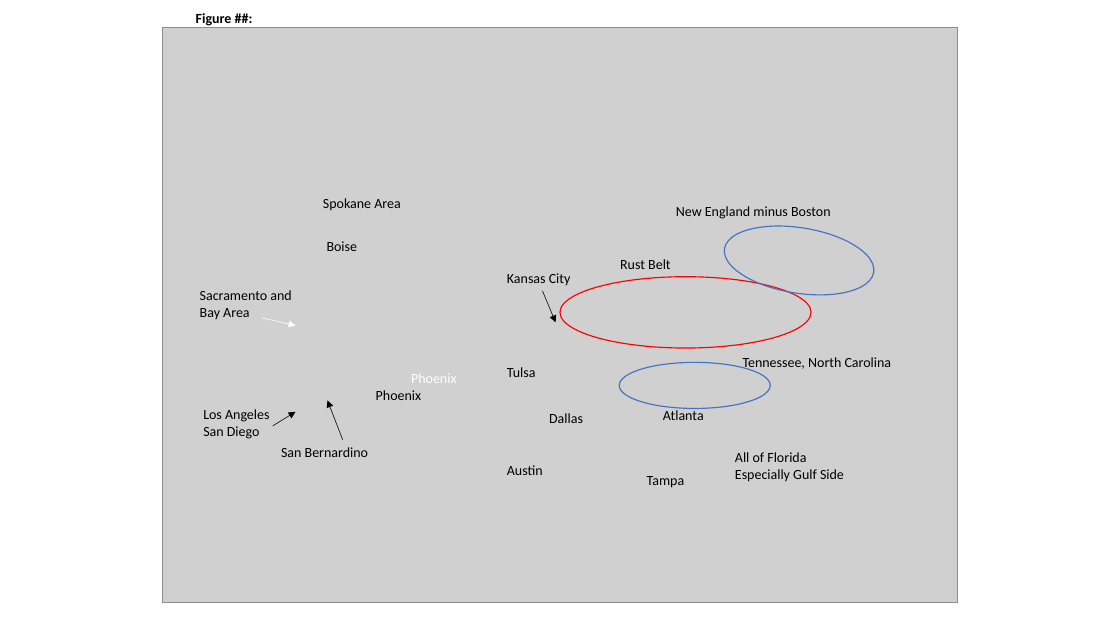
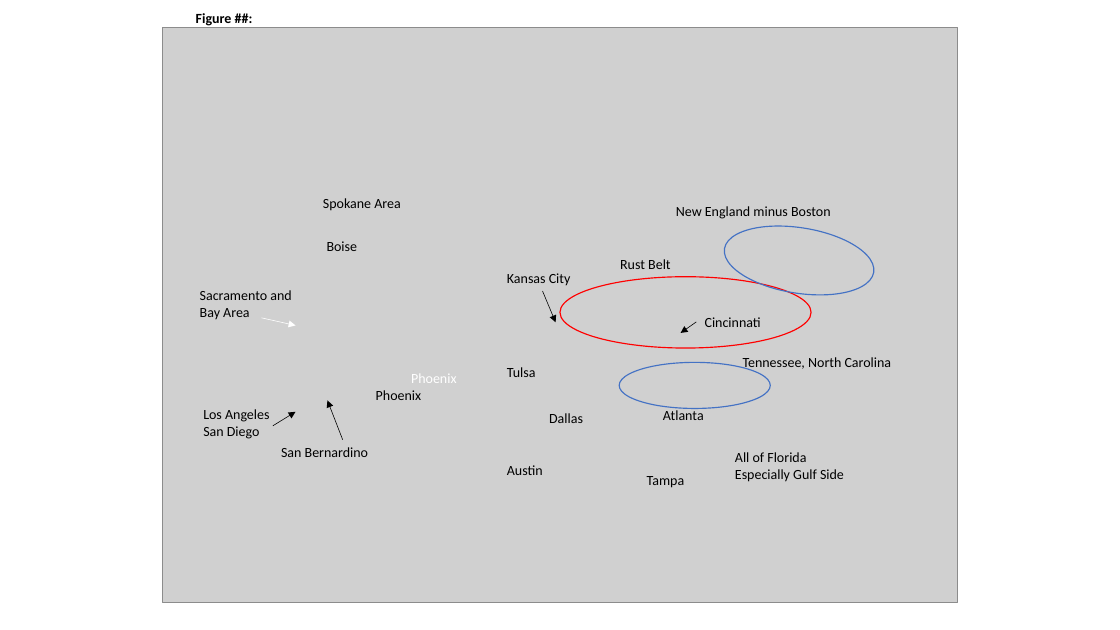
Before and after one commit to gmitt98/bootcamp-project-1, a slide deck: slide 4 of craig_slides.pptx. Drawn at 1120x630 pixels with LibreOffice and Linux fonts; fonts in the diff are those of the drawing; grey boxes stand for pictures. Boxes give left, top, right and bottom in pixels: in the first picture for what was removed or moved away, otherwise in the second. Text is boxed around its words. In the diff, an @@ line names an element or a change of style, - is before the commit and + after.

```diff
--- a/craig_slides.pptx
+++ b/craig_slides.pptx
@@ arrow added from (697, 322) to (681, 333), #000000 0.5 pt @@
@@ text added at <box>705,317,761,327</box>, 12 pt, text #000000 @@
+Cincinnati
```
Also in this commit, not shown: 1 other file.
